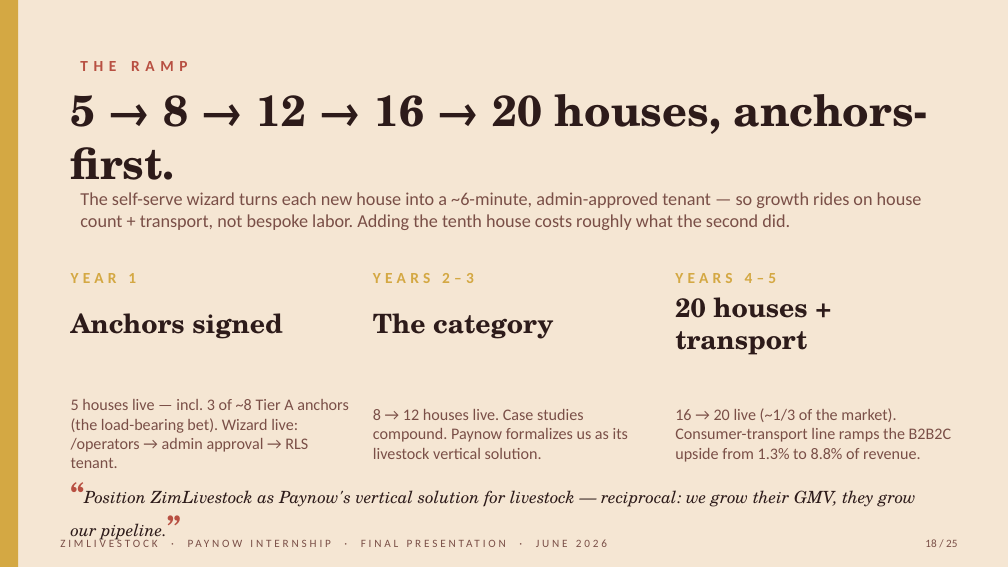
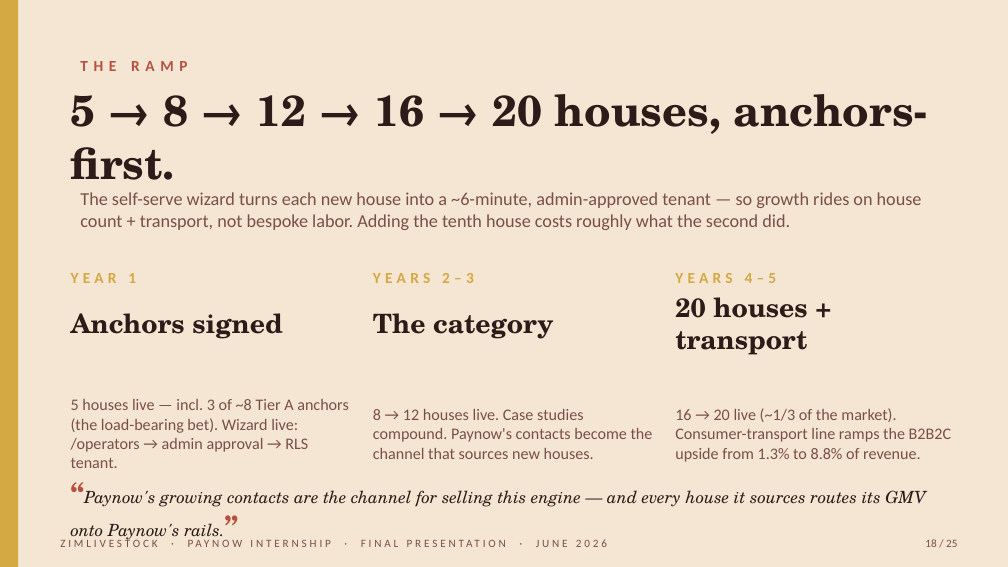
Before and after one commit to muudzo/livestockl, a slide deck: slide 18 of deliverables/internship-return/zimlivestock-final-presentation.pptx. Drawn at 1008x567 pixels with LibreOffice and Linux fonts; fonts in the diff are those of the drawing. Boxes give left, top, right and bottom in pixels: in the first picture for what was removed or moved away, otherwise in the second. Text is boxed around its words. In the diff, an @@ line names an element or a change of style, - is before the commit and + after.

```diff
--- a/deliverables/internship-return/zimlivestock-final-presentation.pptx
+++ b/deliverables/internship-return/zimlivestock-final-presentation.pptx
@@ text at <box>373,409,653,459</box>: text changed @@
-8 → 12 houses live. Case studies compound. Paynow formalizes us as its livestock vertical solution.
+8 → 12 houses live. Case studies compound. Paynow's contacts become the channel that sources new houses.
@@ text at <box>71,490,926,542</box>: text changed @@
-“Position ZimLivestock as Paynow's vertical solution for livestock — reciprocal: we grow their GMV, they grow our pipeline.”
+“Paynow's growing contacts are the channel for selling this engine — and every house it sources routes its GMV onto Paynow's rails.”
```
Also in this commit, not shown: 2 other slides changed, 1 slide added, 1 slide removed, 1 other file.
